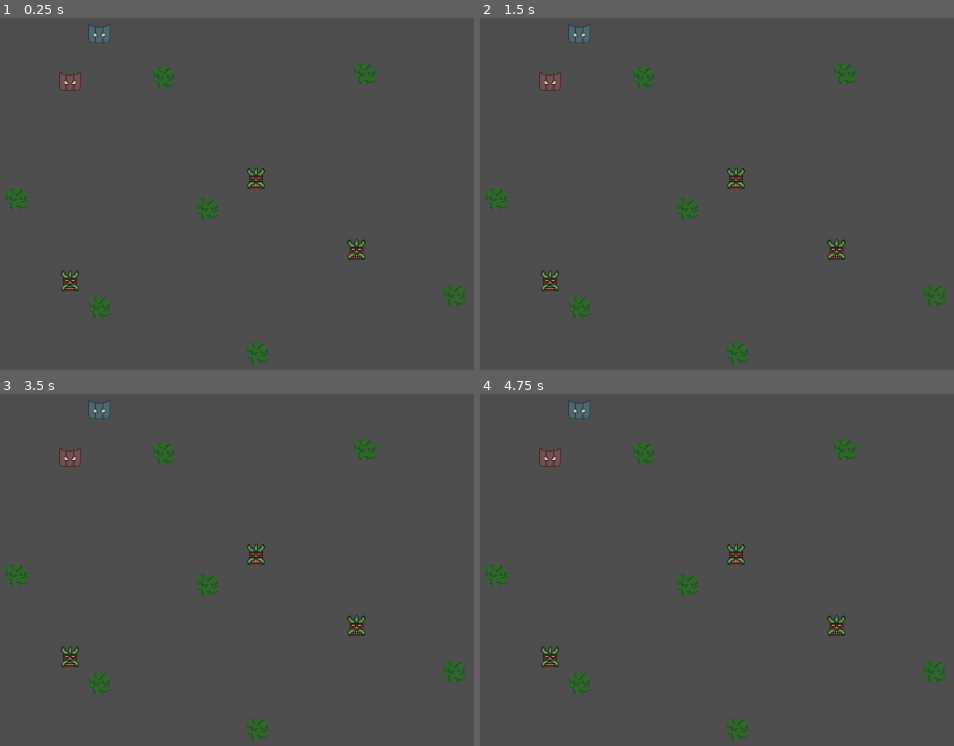
Above: before the commit, frames 1-4 (two rows, left to right).
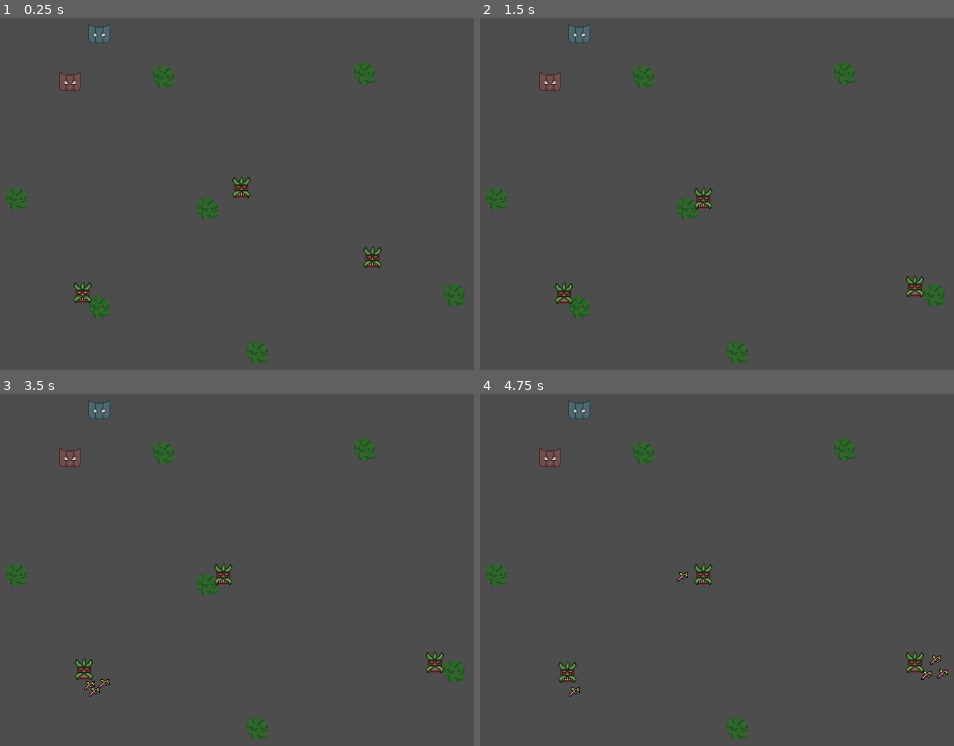
Above: after the commit, the same moments.

Repository: Kayno0o/gwj-86-godot
Game: Godot game, scene res://stages/game/game.tscn
The game is run twice, just before and just after one commit, with the same random seed, the same clock (stepped at 60 frames per second) and the same inputs.
Inputs:
- Up to frame 1 (0.25 s): no input
- Up to frame 2 (1.5 s): no input
- Up to frame 3 (3.5 s): tap Enter at 2 s; tap Space at 2.75 s
- Up to frame 4 (4.75 s): tap Enter at 3.5 s

The runs differ from the first frame. In frame 1, 1.0% of the frame differs, in the area x 12-81%, y 42-81%; in frame 2, 1.0%; in frame 3, 1.3%; in frame 4, 1.7%, in the area x 12-99%, y 42-87%.
Error before the commit: Parse Error: Could not find type "Enum" in the current scope. (res://entities/mask/mask.gd:4)

Commit message:
fix: global enums

Diff:
--- a/project.godot
+++ b/project.godot
@@ -17,10 +17,9 @@
 
 [autoload]
 
-ItemType="*res://scripts/ItemType.gd"
-MaskTask="*res://scripts/MaskTask.gd"
 Utils="*res://scripts/Utils.gd"
 TargetManager="*res://scripts/TargetManager.gd"
+Enum="*res://scripts/Enum.gd"
 
 [rendering]
 
